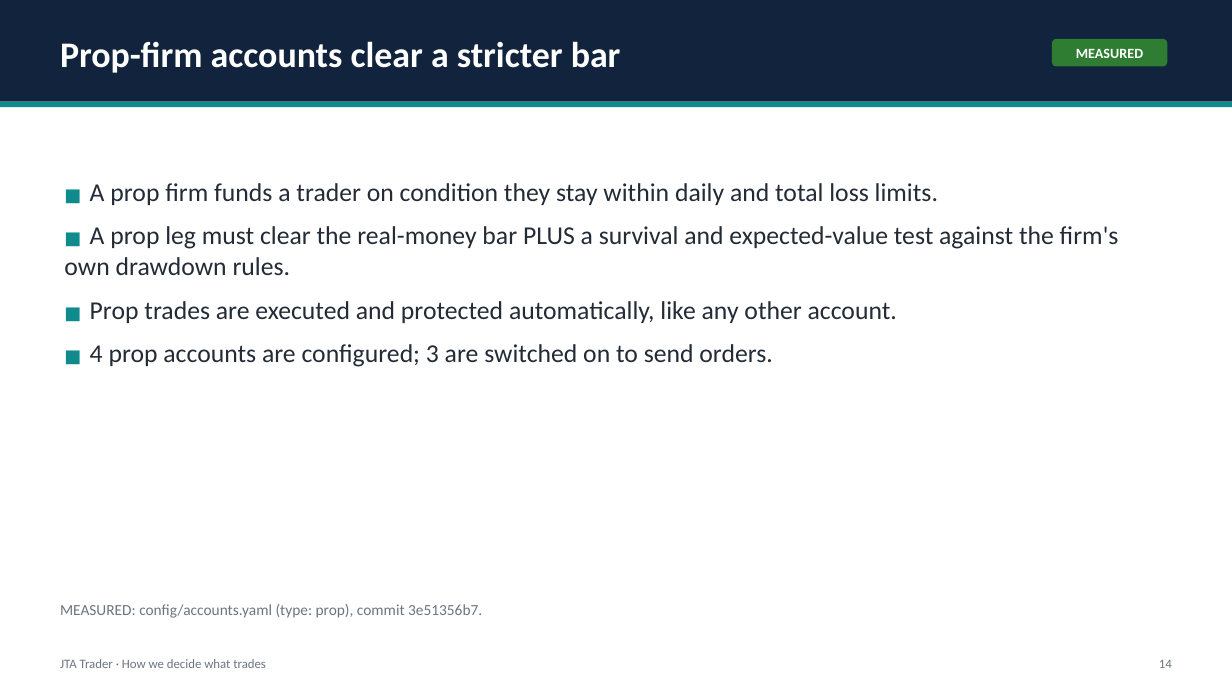
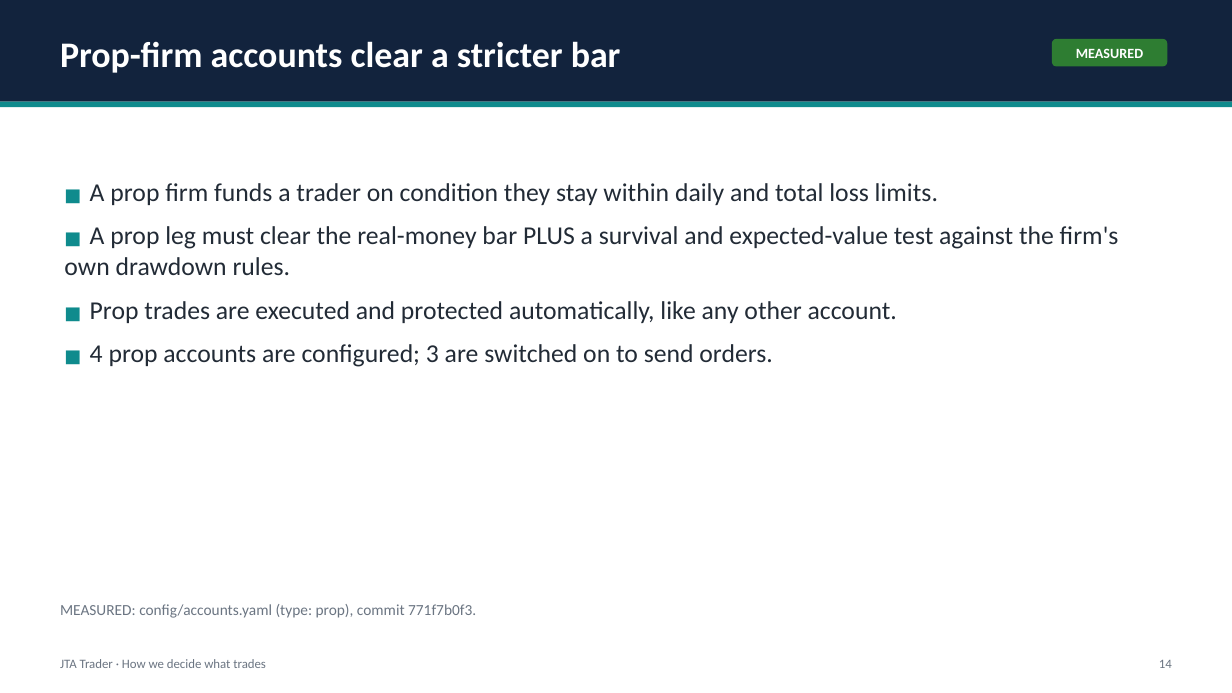
Before and after one commit to benbaichmankass/JTA-Trader, a slide deck: slide 14 of docs/pitch/jta-trader-pitch-deck.pptx. Drawn at 1232x693 pixels with LibreOffice and Linux fonts; fonts in the diff are those of the drawing. Boxes give left, top, right and bottom in pixels: in the first picture for what was removed or moved away, otherwise in the second. Text is boxed around its words. In the diff, an @@ line names an element or a change of style, - is before the commit and + after.

```diff
--- a/docs/pitch/jta-trader-pitch-deck.pptx
+++ b/docs/pitch/jta-trader-pitch-deck.pptx
@@ text at box(60, 604, 476, 618): text changed @@
-MEASURED: config/accounts.yaml (type: prop), commit 3e51356b7.
+MEASURED: config/accounts.yaml (type: prop), commit 771f7b0f3.
```
Also in this commit, not shown: 7 other slides changed, 2 other files.
